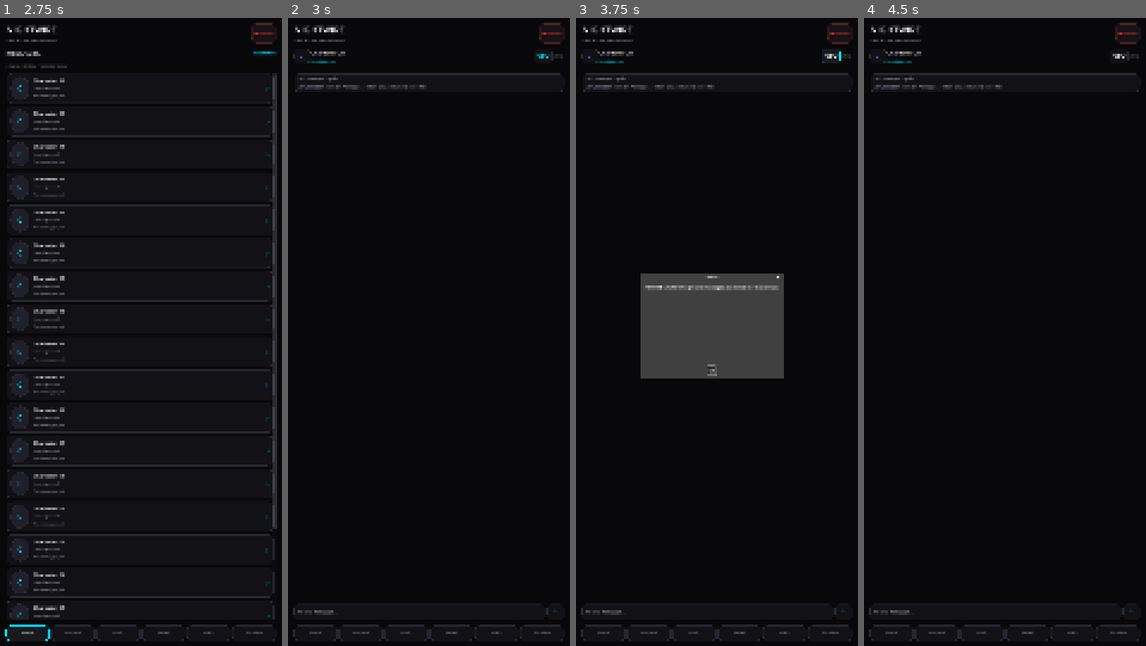
Above: before the commit, frames 1-4 (left to right).
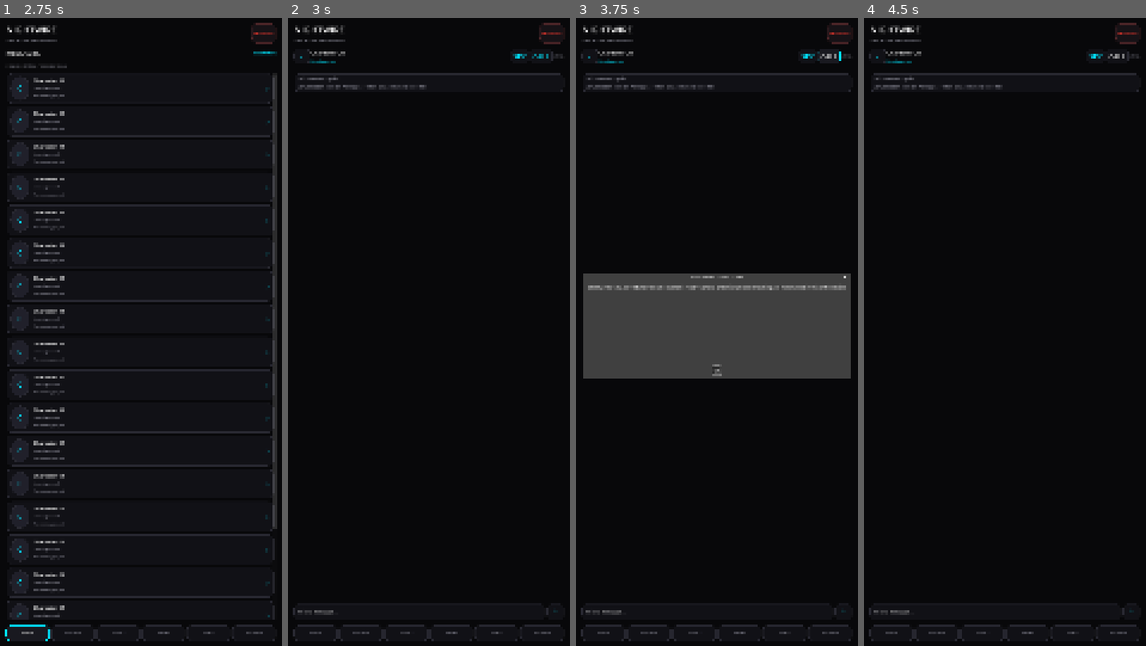
Above: after the commit, the same moments.

Repository: Nahiyan-WAE-Teams/NIGHTWIRE-GAME
Game: Godot game, scene res://scenes/main.tscn
The game is run twice, just before and just after one commit, with the same random seed, the same clock (stepped at 60 frames per second) and the same inputs.
Inputs (mouse positions are in pixels of both pictures, inside the frame that each line leads up to):
- Up to frame 1 (2.75 s): click "STORY" at 0.5 s; click "STORY" at 1.25 s; click "CHATS" at 2 s
- Up to frame 2 (3 s): click (429, 87) at 2.77 s
- Up to frame 3 (3.75 s): click (829, 55) at 3.5 s, where only the run after the commit has a clickable "CALL"
- Up to frame 4 (4.5 s): click "OK" at 4.25 s

Frame 1 is identical in both runs. In frame 2, less than 0.1% of the frame differs, in the area x 79-94%, y 5-7%; in frame 3, 7.7%, in the area x 2-98%, y 5-58%; in frame 4, less than 0.1%.

Commit message:
feat: add media attachments and simulated call interface

Diff:
--- a/project.godot
+++ b/project.godot
@@ -18,6 +18,7 @@
 PuzzleManager="*res://scripts/core/puzzle_manager.gd"
 NotificationManager="*res://scripts/core/notification_manager.gd"
 CallManager="*res://scripts/core/call_manager.gd"
+MediaManager="*res://scripts/core/media_manager.gd"
 ChatManager="*res://scripts/core/chat_manager.gd"
 
 [display]
--- a/scripts/core/chat_manager.gd
+++ b/scripts/core/chat_manager.gd
@@ -44,6 +44,18 @@
 		return false
 	return _append_message(conversation_id, "character", clean_text)
 
+func send_media_message(conversation_id: String, media_kind: String, media_path: String, caption: String = "", duration_seconds: float = 0.0) -> bool:
+	if not ["image", "voice", "video", "document"].has(media_kind):
+		return false
+	if media_path.strip_edges().is_empty():
+		return false
+	var metadata: Dictionary = {
+		"kind": media_kind,
+		"media_path": media_path,
+		"duration": maxf(duration_seconds, 0.0)
+	}
+	return _append_message(conversation_id, "player", caption.strip_edges(), metadata)
+
 func mark_read(conversation_id: String) -> void:
 	var index: int = _find_index(conversation_id)
 	if index < 0 or int(conversations[index].get("unread", 0)) == 0:
@@ -58,17 +70,20 @@
 		total += int(conversation.get("unread", 0))
 	return total
 
-func _append_message(conversation_id: String, sender: String, message_text: String) -> bool:
+func _append_message(conversation_id: String, sender: String, message_text: String, metadata: Dictionary = {}) -> bool:
 	var index: int = _find_index(conversation_id)
 	if index < 0:
 		return false
 	var messages: Array = conversations[index].get("messages", [])
-	messages.append({
+	var message: Dictionary = {
 		"id": str(Time.get_ticks_usec()),
 		"sender": sender,
 		"text": message_text,
-		"time": Time.get_time_string_from_system()
-	})
+		"time": Time.get_time_string_from_system(),
+		"kind": "text"
+	}
+	message.merge(metadata, true)
+	messages.append(message)
 	conversations[index]["messages"] = messages
 	conversations[index]["preview"] = message_text
 	conversations[index]["unread"] = int(conversations[index].get("unread", 0)) + (1 if sender == "character" else 0)
--- /dev/null
+++ b/scripts/core/media_manager.gd
@@ -0,0 +1,47 @@
+extends Node
+
+signal voice_playback_changed(playing: bool, media_path: String)
+
+var audio_player: AudioStreamPlayer
+var current_voice_path: String = ""
+
+func _ready() -> void:
+	audio_player = AudioStreamPlayer.new()
+	audio_player.bus = "Master"
+	add_child(audio_player)
+	audio_player.finished.connect(_on_playback_finished)
+
+func play_voice_note(media_path: String) -> bool:
+	if media_path.strip_edges().is_empty() or not ResourceLoader.exists(media_path):
+		push_warning("NIGHTWIRE: voice note asset is missing: " + media_path)
+		return false
+	var resource: Resource = load(media_path)
+	if not (resource is AudioStream):
+		push_warning("NIGHTWIRE: voice note asset is not an AudioStream: " + media_path)
+		return false
+	audio_player.stop()
+	audio_player.stream = resource
+	current_voice_path = media_path
+	audio_player.play()
+	voice_playback_changed.emit(true, current_voice_path)
+	return true
+
+func stop_voice_note() -> void:
+	if audio_player != null and audio_player.playing:
+		audio_player.stop()
+		_on_playback_finished()
+
+func is_voice_note_playing() -> bool:
+	return audio_player != null and audio_player.playing
+
+func load_image(media_path: String) -> Texture2D:
+	if media_path.strip_edges().is_empty() or not ResourceLoader.exists(media_path):
+		return null
+	var resource: Resource = load(media_path)
+	if resource is Texture2D:
+		return resource
+	return null
+
+func _on_playback_finished() -> void:
+	current_voice_path = ""
+	voice_playback_changed.emit(false, "")
--- a/scripts/ui/main.gd
+++ b/scripts/ui/main.gd
@@ -208,6 +208,7 @@
 	identity.add_child(_label(str(conversation.get("role", "STORY CONTACT")), 12, ACCENT_CYAN, true))
 	top.add_child(identity)
 	top.add_child(_small_button("SPY", _inspect_private_chat, 58))
+	top.add_child(_small_button("CALL", _open_simulated_call, 58))
 	top.add_child(_label("LOCAL", 12, TEXT_MUTED, true))
 	page.add_child(top)
 	var divider: ColorRect = ColorRect.new()
@@ -265,10 +266,24 @@
 	var content: VBoxContainer = VBoxContainer.new()
 	content.add_theme_constant_override("separation", 6)
 	margin.add_child(content)
-	var body: Label = _label(str(message.get("text", "")), 17, TEXT_MAIN)
+	var message_kind: String = str(message.get("kind", "text"))
+	var media_path: String = str(message.get("media_path", ""))
+	var body_text: String = str(message.get("text", ""))
+	match message_kind:
+		"image":
+			body_text = "▧  IMAGE ATTACHMENT\\n" + media_path.get_file() + ("\\n" + body_text if not body_text.is_empty() else "")
+		"video":
+			body_text = "▣  VIDEO CLIP\\n" + media_path.get_file() + ("\\n" + body_text if not body_text.is_empty() else "")
+		"document":
+			body_text = "▤  FILE ATTACHMENT\\n" + media_path.get_file() + ("\\n" + body_text if not body_text.is_empty() else "")
+		"voice":
+			body_text = "VOICE NOTE  •  %0.1fs" % float(message.get("duration", 0.0))
+	var body: Label = _label(body_text, 17, TEXT_MAIN)
 	body.autowrap_mode = TextServer.AUTOWRAP_WORD_SMART
 	body.custom_minimum_size.x = 240
 	content.add_child(body)
+	if message_kind == "voice":
+		content.add_child(_action_button("PLAY VOICE NOTE", MediaManager.play_voice_note.bind(media_path)))
 	var time_label: Label = _label(str(message.get("time", "")), 10, TEXT_MUTED)
 	time_label.horizontal_alignment = HORIZONTAL_ALIGNMENT_RIGHT
 	content.add_child(time_label)
@@ -284,6 +299,23 @@
 		line.add_child(right_space)
 	return line
 
+
+
+func _open_simulated_call() -> void:
+	if not CallManager.begin_call(active_conversation_id):
+		return
+	var dialog: AcceptDialog = AcceptDialog.new()
+	dialog.title = "NIGHTWIRE  /  VOICE LINK"
+	dialog.dialog_text = "SIMULATED CALL ACTIVE\\n\\nThe call channel is ready. Camera and microphone streaming are not enabled in this offline build."
+	add_child(dialog)
+	dialog.confirmed.connect(_end_simulated_call.bind(dialog))
+	dialog.close_requested.connect(_end_simulated_call.bind(dialog))
+	dialog.popup_centered(Vector2i(560, 360))
+
+func _end_simulated_call(dialog: AcceptDialog) -> void:
+	CallManager.end_call()
+	if is_instance_valid(dialog):
+		dialog.queue_free()
 
 func _inspect_private_chat() -> void:
 	var result: Dictionary = SpyManager.inspect_private_messages(active_conversation_id)
--- a/tests/runtime_smoke.gd
+++ b/tests/runtime_smoke.gd
@@ -8,8 +8,9 @@
 func _run_checks() -> void:
 	if get_node_or_null("/root/SpyManager") == null or get_node_or_null("/root/PuzzleManager") == null:
 		_fail("spy and puzzle managers are registered as autoloads")
-	if get_node_or_null("/root/NotificationManager") == null or get_node_or_null("/root/CallManager") == null:
+	if get_node_or_null("/root/NotificationManager") == null or get_node_or_null("/root/CallManager") == null or get_node_or_null("/root/MediaManager") == null:
 		_fail("notification and call managers are registered as autoloads")
+	_expect(not MediaManager.play_voice_note("res://missing_voice.ogg"), "missing voice-note assets fail safely")
 	_expect(ContentManager.get_characters().size() == 20, "all twenty character slots load")
 	_expect(ChatManager.get_conversations().size() == 20, "all twenty characters receive an inbox channel")
 	_expect(ContentManager.get_episodes().is_empty(), "no authored episode is required to boot the framework")
